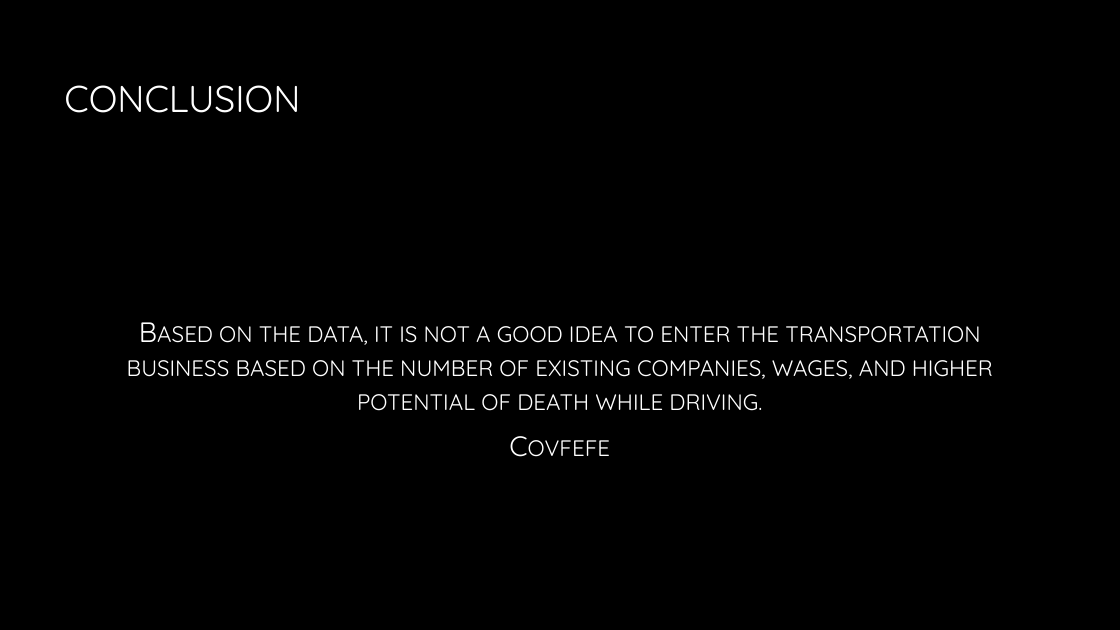
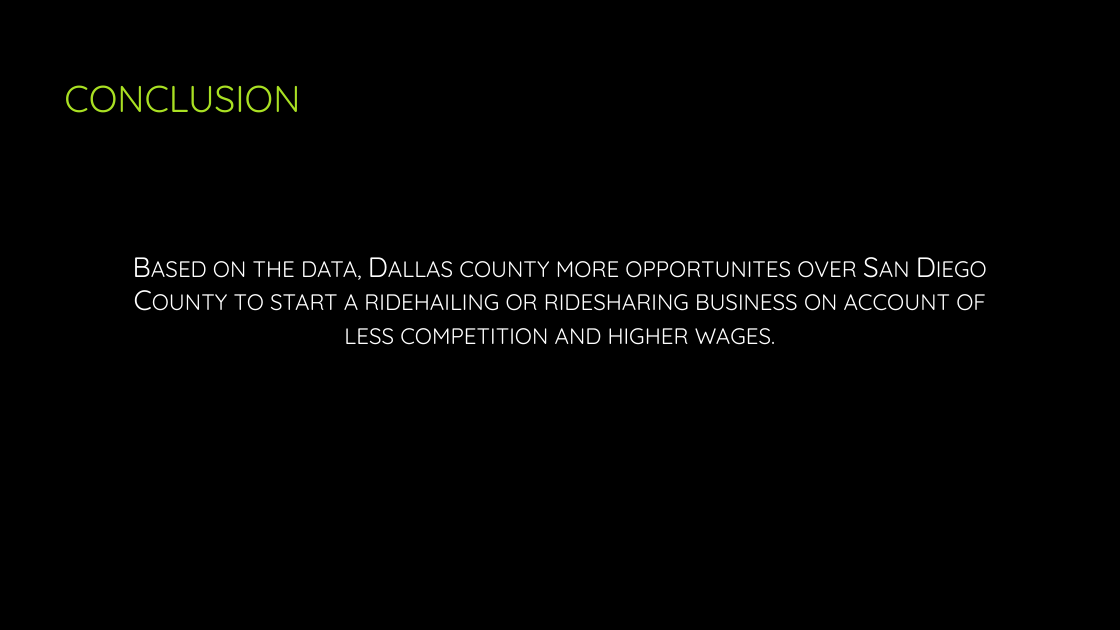
Before and after one commit to df-danfox/Data_Viz_Project, a slide deck: slide 9 of Project 1.pptx (slide 8 before the commit). Drawn at 1120x630 pixels with LibreOffice and Linux fonts; fonts in the diff are those of the drawing; background and template pictures are left out. Boxes give left, top, right and bottom in pixels: in the first picture for what was removed or moved away, otherwise in the second. Text is boxed around its words. In the diff, an @@ line names an element or a change of style, - is before the commit and + after.

Commit message:
Final version of ppt

```diff
--- a/Project 1.pptx
+++ b/Project 1.pptx
@@ title "CONCLUSION" at box(64, 85, 300, 113): text colour gradient #FFFFFF to #A6A6A6 to #A9E023 @@
@@ text "Based on the data, Dallas ..." at box(213, 261, 986, 345): vertical alignment middle to top @@
@@ text at box(213, 261, 986, 345): text changed; text colour gradient #FFFFFF to #BFBFBF to #FFFFFF @@
-Based on the data, it is not a good idea to enter the transportation business based on the number of existing companies, wages, and higher potential of death while driving.
-Covfefe
+Based on the data, Dallas county more opportunites over San Diego County to start a ridehailing or ridesharing business on account of less competition and higher wages.
```
Also in this commit, not shown: 2 other slides changed, 7 slides added, 5 slides removed.
